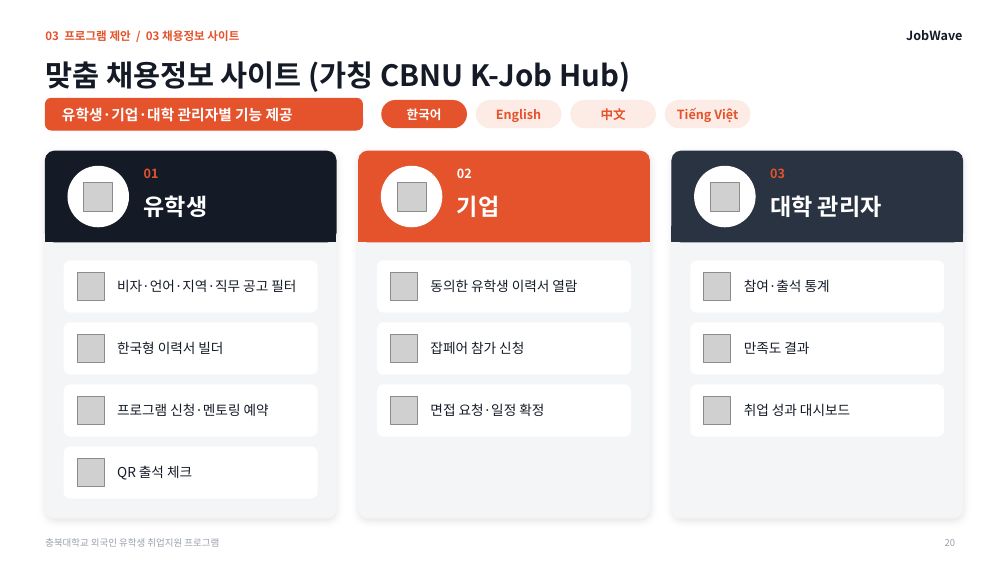
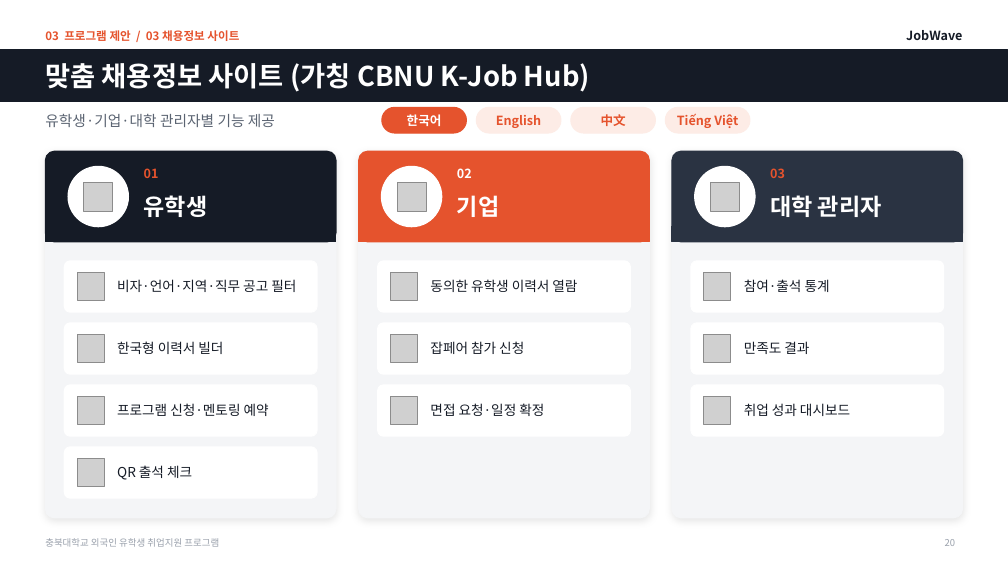
Before and after one commit to job-wave/Codex, a slide deck: slide 20 of output/jobwave-cbnu-proposal/JobWave_proposal_visual.pptx. Drawn at 1008x567 pixels with LibreOffice and Linux fonts; fonts in the diff are those of the drawing; grey boxes stand for pictures. Boxes give left, top, right and bottom in pixels: in the first picture for what was removed or moved away, otherwise in the second. Text is boxed around its words. In the diff, an @@ line names an element or a change of style, - is before the commit and + after.

```diff
--- a/output/jobwave-cbnu-proposal/JobWave_proposal_visual.pptx
+++ b/output/jobwave-cbnu-proposal/JobWave_proposal_visual.pptx
@@ rectangle added at (0,50,1008,101), fill #151B26, outline #151B26 1 pt @@
@@ title "맞춤 채용정보 사이트 (가칭 CBNU ..." at (45,63,590,92): size 28 to 26 pt, text colour #151B26 to #FFFFFF @@
@@ text "유학생·기업·대학 관리자별 기능 제공": place and size @@
-text "유학생·기업·대학 관리자별 기능 제공" at (62,107,293,122)
+text "유학생·기업·대학 관리자별 기능 제공" at (45,114,275,127)
@@ text "유학생·기업·대학 관리자별 기능 제공" at (45,114,275,127): text colour #FFFFFF to #5B6472, bold off @@
@@ rounded rectangle removed at (45,98,363,130) @@
@@ 4 texts, 4 rounded rectangles: place and size @@
-4 texts, 4 rounded rectangles at (382,101,750,128)
+4 texts, 4 rounded rectangles at (382,107,750,133)
```
Also in this commit, not shown: 26 other slides changed, 1 other file.
